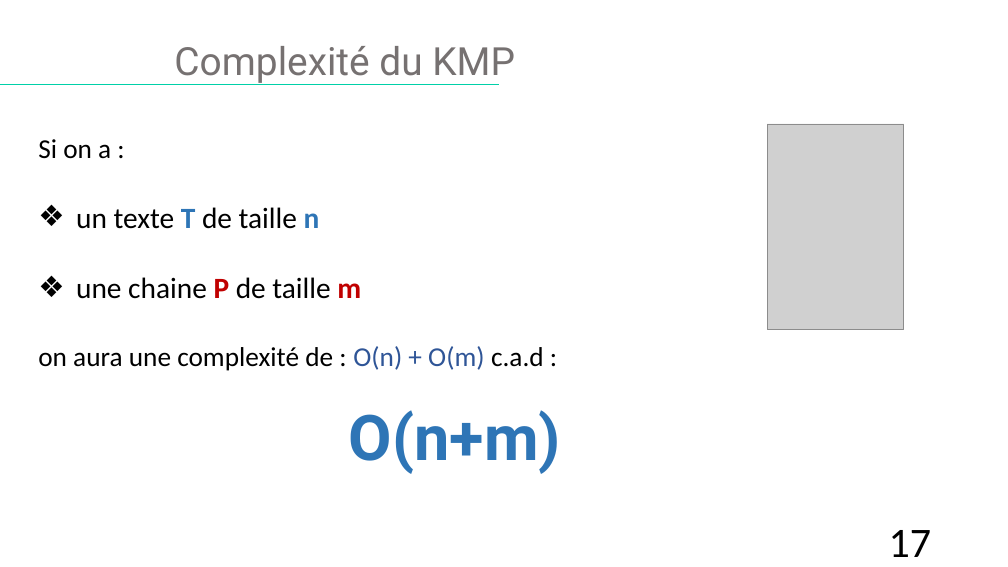
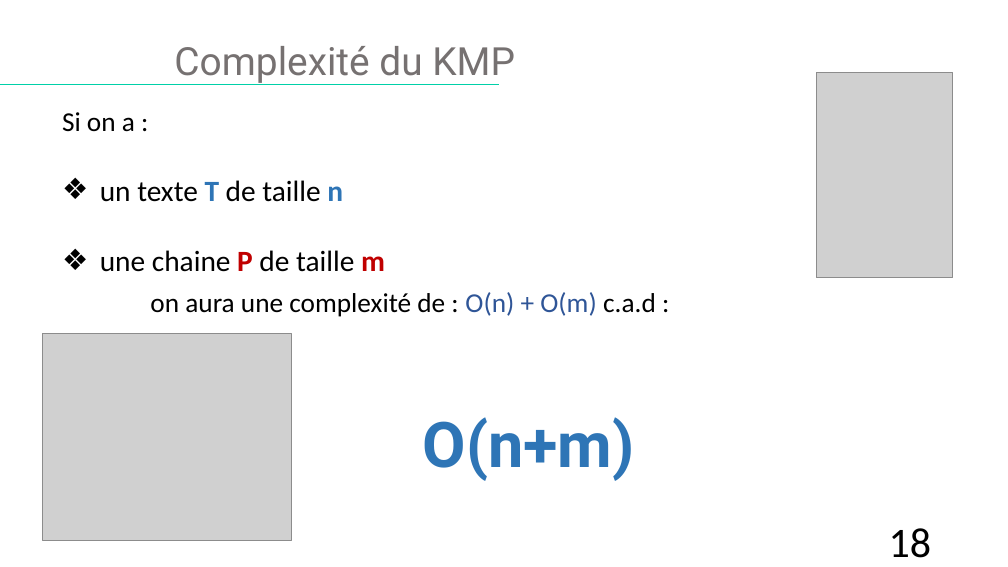
Before and after one commit to HouariZegai/academic-projects, a slide deck: slide 18 of CA/Project/Presentation-Projet-KMP.pptx (slide 17 before the commit). Drawn at 1008x567 pixels with LibreOffice and Linux fonts; fonts in the diff are those of the drawing; grey boxes stand for pictures. Boxes give left, top, right and bottom in pixels: in the first picture for what was removed or moved away, otherwise in the second. Text is boxed around its words. In the diff, an @@ line names an element or a change of style, - is before the commit and + after.

```diff
--- a/CA/Project/Presentation-Projet-KMP.pptx
+++ b/CA/Project/Presentation-Projet-KMP.pptx
@@ text "Si on a :": place and size @@
-text "Si on a :" at (38,139,361,299)
+text "Si on a :" at (62,112,385,272)
@@ picture: place and size @@
-picture at (768,124,904,330)
+picture at (817,72,954,278)
@@ text "on aura une complexité de ...": place and size @@
-text "on aura une complexité de ..." at (38,346,544,371)
+text "on aura une complexité de ..." at (150,292,656,317)
@@ picture added at (43,333,291,541) @@
@@ text "O(n+m)": place and size @@
-text "O(n+m)" at (349,410,561,474)
+text "O(n+m)" at (423,417,635,481)
@@ page number at (889,528,932,558): text changed @@
-17
+18
```
Also in this commit, not shown: 7 other slides changed, 1 slide added, 6 other files.
